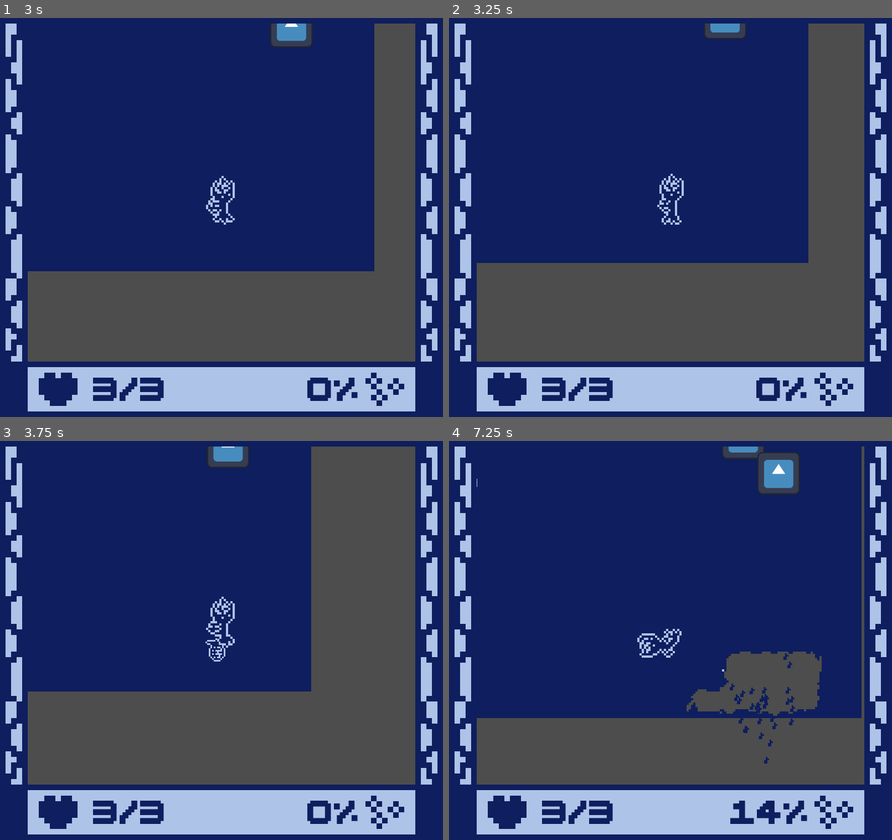
Above: before the commit, frames 1-4 (two rows, left to right).
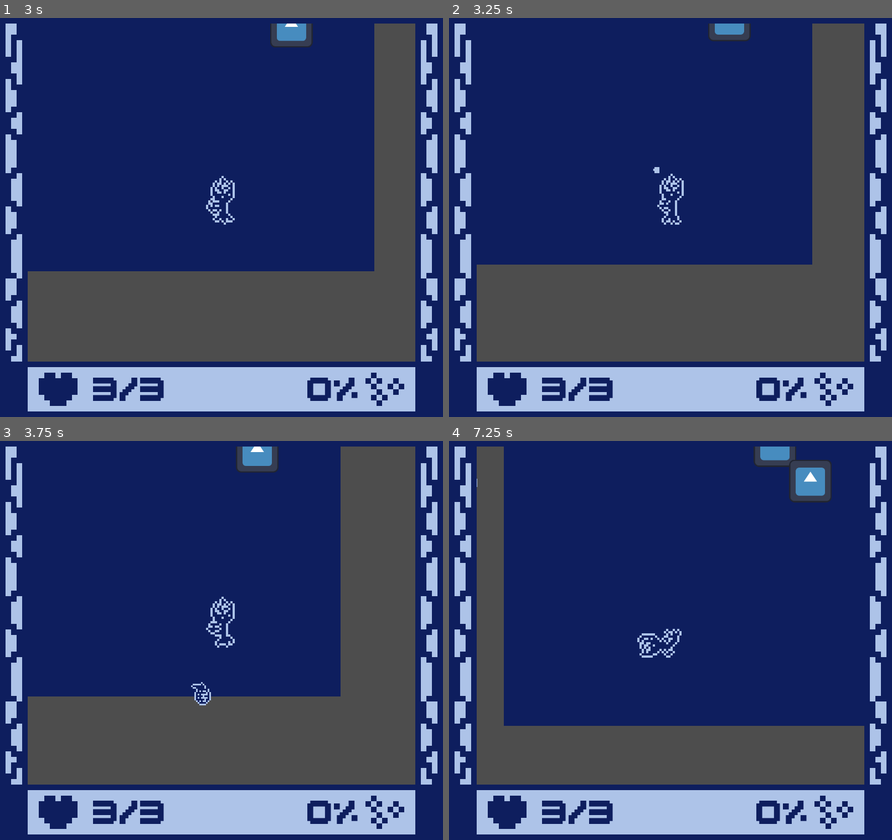
Above: after the commit, the same moments.

Repository: Shibe53/kabluem
Game: Godot game, scene res://UI/main_menu.tscn
The game is run twice, just before and just after one commit, with the same random seed, the same clock (stepped at 60 frames per second) and the same inputs. The engine's default icon, where the game draws it, is replaced by a stand-in: a white triangle on a blue panel in a dark square.
Inputs (mouse positions are in pixels of both pictures, inside the frame that each line leads up to):
- Up to frame 1 (3 s): click (203, 157) at 0.5 s; tap Enter at 1.25 s; move the mouse to (318, 197) at 1.27 s; press the mouse at (318, 197) at 1.28 s; hold Right (ui_right) 1.28-2.03 s; move the mouse to (132, 237) at 2.02 s; release the mouse at (132, 237) at 2.03 s; hold Down (ui_down) 2.03-2.78 s; right-click (132, 237) at 2.1 s; click (132, 237) at 2.3 s; move the mouse to (265, 129) at 2.77 s; press the mouse at (265, 129) at 2.78 s; hold Right (ui_right) from 2.78 s (still down)
- Up to frame 2 (3.25 s): keep holding Right (ui_right)
- Up to frame 3 (3.75 s): move the mouse to (199, 720) at 3.52 s; release Right (ui_right) at 3.53 s; release the mouse at (199, 720) at 3.53 s; hold Up (ui_up) from 3.53 s (still down); click (199, 720) at 3.6 s
- Up to frame 4 (7.25 s): move the mouse to (803, 700) at 4.27 s; release Up (ui_up) at 4.28 s; press the mouse at (803, 700) at 4.28 s; hold Left (ui_left) 4.28-5.78 s; right-click (803, 700) at 4.35 s; move the mouse to (537, 580) at 5.02 s; release the mouse at (537, 580) at 5.03 s; click (537, 580) at 5.1 s; move the mouse to (692, 640) at 5.77 s; press the mouse at (692, 640) at 5.78 s; hold Down (ui_down) 5.78-6.53 s; move the mouse to (604, 540) at 6.52 s; release the mouse at (604, 540) at 6.53 s; hold Right (ui_right) from 6.53 s (still down); right-click (604, 540) at 6.6 s; click (604, 540) at 6.8 s

Frame 1 is identical in both runs. In frame 2, 1.1% of the frame differs, in the area x 6-82%, y 1-62%; in frame 3, 6.1%; in frame 4, 12%, in the area x 6-94%, y 1-96%.

Commit message:
charge begin smoother
small change to make it so if you hold down left click before your dodge ends you still begin charging when it does

Diff:
--- a/Player/player.gd
+++ b/Player/player.gd
@@ -45,7 +45,7 @@
 			if Input.is_action_just_pressed("dodge"):
 				state = DODGE
 
-			if Input.is_action_just_pressed("throw") and not onThrowCooldown:
+			if Input.is_action_pressed("throw") and not onThrowCooldown:
 				chargeMeter.visible = true
 				state = THROW
 		DODGE:
